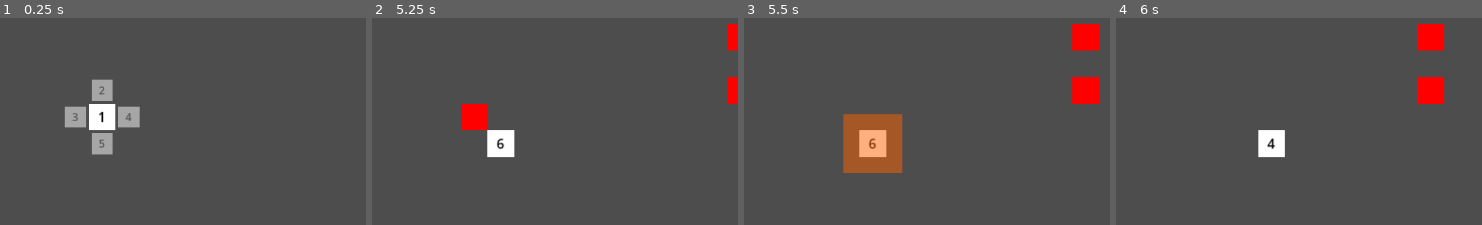
Above: before the commit, frames 1-4 (left to right).
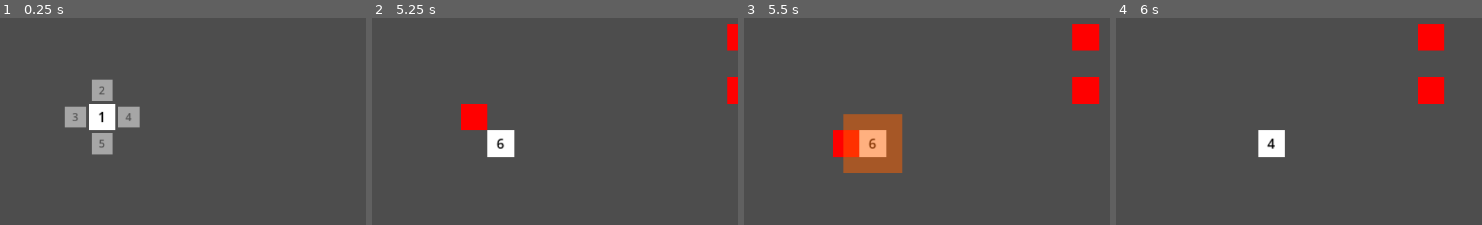
Above: after the commit, the same moments.

Repository: AndreMoukarzel/GMTK-GameJam2022
Game: Godot game, scene res://game_level.tscn
Two runs of this game, one before a commit and one after it. Both use one fixed random seed, a clock stepped at 60 frames per second and the inputs below.
Inputs:
- Up to frame 1 (0.25 s): no input
- Up to frame 2 (5.25 s): tap Enter at 0.5 s; hold Right (ui_right) 0.53-1.28 s; hold Down (ui_down) 1.28-2.03 s; hold Right (ui_right) 2.03-2.78 s; hold Up (ui_up) 2.78-3.53 s; hold Left (ui_left) 3.53-5.03 s; tap Space at 5 s; hold Down (ui_down) from 5.03 s (still down)
- Up to frame 3 (5.5 s): keep holding Down (ui_down)
- Up to frame 4 (6 s): release Down (ui_down) at 5.78 s; hold Right (ui_right) from 5.78 s (still down)
The pictures show only the part of the screen within x 3-53%, y 0-50%; the shares and areas given below are measured in that part.

Frames 1-2 are identical in both runs. In frame 3, 1.0% of the frame differs, in the area x 24-32%, y 54-68%; in frame 4, nothing differs.

Commit message:
Disables fire hitbox after a short time

Diff:
--- a/powers/fire.tscn
+++ b/powers/fire.tscn
@@ -18,6 +18,18 @@
 "transitions": PackedFloat32Array(1),
 "update": 0,
 "values": [Vector2(1, 1)]
+}
+tracks/1/type = "value"
+tracks/1/imported = false
+tracks/1/enabled = true
+tracks/1/path = NodePath("Area2D/CollisionShape2D:disabled")
+tracks/1/interp = 1
+tracks/1/loop_wrap = true
+tracks/1/keys = {
+"times": PackedFloat32Array(0),
+"transitions": PackedFloat32Array(1),
+"update": 0,
+"values": [false]
 }
 
 [sub_resource type="Animation" id="Animation_orwic"]
@@ -49,6 +61,18 @@
 "method": &"queue_free"
 }]
 }
+tracks/2/type = "value"
+tracks/2/imported = false
+tracks/2/enabled = true
+tracks/2/path = NodePath("Area2D/CollisionShape2D:disabled")
+tracks/2/interp = 1
+tracks/2/loop_wrap = true
+tracks/2/keys = {
+"times": PackedFloat32Array(0, 0.1),
+"transitions": PackedFloat32Array(1, 1),
+"update": 1,
+"values": [false, true]
+}
 
 [sub_resource type="AnimationLibrary" id="AnimationLibrary_6it7w"]
 _data = {
